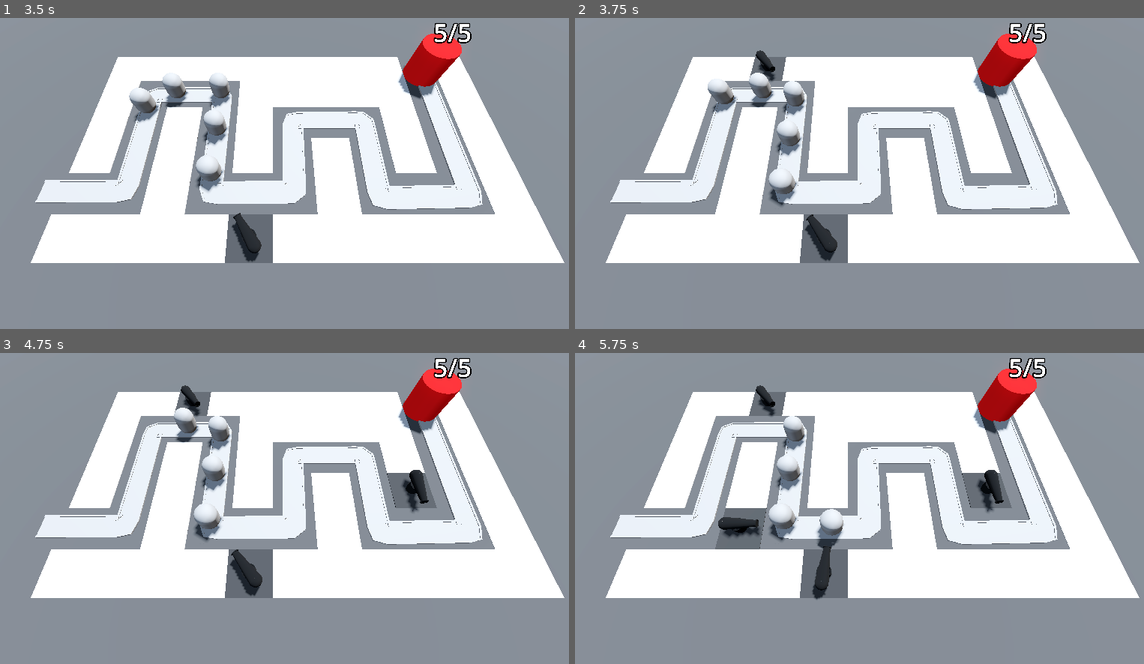
Above: before the commit, frames 1-4 (two rows, left to right).
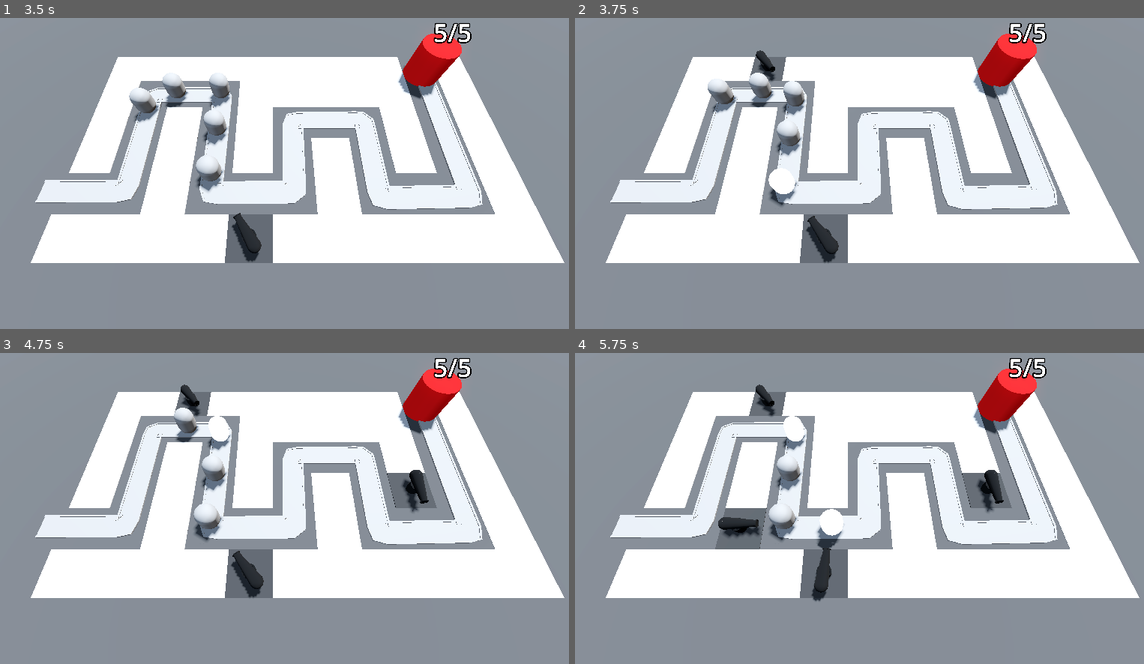
Above: after the commit, the same moments.

Repository: Ghosty-CodeX/Barbarian_Blaster
Game: Godot game, scene res://Scenes/Levels/BaseLevel.tscn
Same seed, same stepped clock (60 frames per second), same inputs: the game is played once before the commit and once after it.
Inputs (mouse positions are in pixels of both pictures, inside the frame that each line leads up to):
- Up to frame 1 (3.5 s): move the mouse to (244, 229) at 0.52 s; press the mouse at (244, 229) at 0.53 s; move the mouse to (455, 210) at 1.27 s; release the mouse at (455, 210) at 1.28 s; click (455, 210) at 1.35 s; move the mouse to (91, 111) at 2.02 s; press the mouse at (91, 111) at 2.03 s; move the mouse to (301, 161) at 2.77 s; release the mouse at (301, 161) at 2.78 s; click (301, 161) at 2.85 s
- Up to frame 2 (3.75 s): move the mouse to (757, 77) at 3.52 s; press the mouse at (757, 77) at 3.53 s
- Up to frame 3 (4.75 s): move the mouse to (403, 477) at 4.27 s; release the mouse at (403, 477) at 4.28 s; click (403, 477) at 4.35 s
- Up to frame 4 (5.75 s): move the mouse to (728, 511) at 5.02 s; press the mouse at (728, 511) at 5.03 s

Frame 1 is identical in both runs. In frame 2, 0.3% of the frame differs, in the area x 33-47%, y 48-79%; in frame 3, 0.3%; in frame 4, 0.5%, in the area x 31-48%, y 10-80%.

Commit message:
Fire animation for turrets

Diff:
--- a/Scenes/Enemy/Script/enemy.gd
+++ b/Scenes/Enemy/Script/enemy.gd
@@ -4,11 +4,14 @@
 @export var max_health : int = 50
 var current_health : int:
 	set(health_in):
+		if health_in < current_health:
+			animation_player.play("TakeDamage")
 		current_health = health_in
 		if current_health < 1:
 			queue_free()
 
 @onready var base = get_tree().get_first_node_in_group("base")
+@onready var animation_player: AnimationPlayer = $AnimationPlayer
 
 
 
--- a/Scenes/Enemy/enemy.tscn
+++ b/Scenes/Enemy/enemy.tscn
@@ -6,9 +6,50 @@
 radius = 1.0
 height = 3.0
 
+[sub_resource type="StandardMaterial3D" id="StandardMaterial3D_mw074"]
+no_depth_test = true
+shading_mode = 0
+
 [sub_resource type="CapsuleShape3D" id="CapsuleShape3D_mw074"]
 radius = 1.0
 height = 3.0
+
+[sub_resource type="Animation" id="Animation_mw074"]
+resource_name = "TakeDamage"
+length = 0.1
+tracks/0/type = "value"
+tracks/0/imported = false
+tracks/0/enabled = true
+tracks/0/path = NodePath("DamageHilight:visible")
+tracks/0/interp = 1
+tracks/0/loop_wrap = true
+tracks/0/keys = {
+"times": PackedFloat32Array(0, 0.1),
+"transitions": PackedFloat32Array(1, 1),
+"update": 1,
+"values": [true, false]
+}
+
+[sub_resource type="Animation" id="Animation_nvvbs"]
+length = 0.001
+tracks/0/type = "value"
+tracks/0/imported = false
+tracks/0/enabled = true
+tracks/0/path = NodePath("DamageHilight:visible")
+tracks/0/interp = 1
+tracks/0/loop_wrap = true
+tracks/0/keys = {
+"times": PackedFloat32Array(0),
+"transitions": PackedFloat32Array(1),
+"update": 1,
+"values": [false]
+}
+
+[sub_resource type="AnimationLibrary" id="AnimationLibrary_2t2r4"]
+_data = {
+&"RESET": SubResource("Animation_nvvbs"),
+&"TakeDamage": SubResource("Animation_mw074")
+}
 
 [node name="Enemy" type="PathFollow3D"]
 progress = 1.0
@@ -20,8 +61,19 @@
 transform = Transform3D(1, 0, 0, 0, 1, 0, 0, 0, 1, 0, 1.5, 0)
 mesh = SubResource("CapsuleMesh_mb2ko")
 
+[node name="DamageHilight" type="MeshInstance3D" parent="."]
+transform = Transform3D(1, 0, 0, 0, 1, 0, 0, 0, 1, 0, 1.5, 0)
+visible = false
+material_override = SubResource("StandardMaterial3D_mw074")
+mesh = SubResource("CapsuleMesh_mb2ko")
+
 [node name="EnemyArea3D" type="Area3D" parent="." groups=["enemy_area"]]
 
 [node name="CollisionShape3D" type="CollisionShape3D" parent="EnemyArea3D"]
 transform = Transform3D(1, 0, 0, 0, 1, 0, 0, 0, 1, 0, 1.5, 0)
 shape = SubResource("CapsuleShape3D_mw074")
+
+[node name="AnimationPlayer" type="AnimationPlayer" parent="."]
+libraries = {
+&"": SubResource("AnimationLibrary_2t2r4")
+}
--- a/Scenes/Turret/turret.gd
+++ b/Scenes/Turret/turret.gd
@@ -7,6 +7,7 @@
 var target : PathFollow3D
 
 @onready var turret_barrel: MeshInstance3D = $TurretBase/TurretBarrel
+@onready var animation_player: AnimationPlayer = $AnimationPlayer
 
 func _physics_process(delta: float) -> void:
 	target = find_best_target()
@@ -19,6 +20,7 @@
 		add_child(shot)
 		shot.global_position = turret_barrel.global_position
 		shot.direction = global_transform.basis.z
+		animation_player.play("fire")
 
 func find_best_target() -> PathFollow3D:
 	var best_target = null
--- a/Scenes/Turret/turret.tscn
+++ b/Scenes/Turret/turret.tscn
@@ -26,6 +26,43 @@
 [sub_resource type="TextMesh" id="TextMesh_r3tmf"]
 text = "L"
 font_size = 20
+
+[sub_resource type="Animation" id="Animation_d3rns"]
+resource_name = "fire"
+length = 0.3
+tracks/0/type = "value"
+tracks/0/imported = false
+tracks/0/enabled = true
+tracks/0/path = NodePath("TurretBase/TurretBarrel:position")
+tracks/0/interp = 1
+tracks/0/loop_wrap = true
+tracks/0/keys = {
+"times": PackedFloat32Array(0, 0.3),
+"transitions": PackedFloat32Array(1, 1),
+"update": 0,
+"values": [Vector3(0, 0.85, 0.15), Vector3(0, 0.85, 0.5)]
+}
+
+[sub_resource type="Animation" id="Animation_om1gn"]
+length = 0.001
+tracks/0/type = "value"
+tracks/0/imported = false
+tracks/0/enabled = true
+tracks/0/path = NodePath("TurretBase/TurretBarrel:position")
+tracks/0/interp = 1
+tracks/0/loop_wrap = true
+tracks/0/keys = {
+"times": PackedFloat32Array(0),
+"transitions": PackedFloat32Array(1),
+"update": 0,
+"values": [Vector3(0, 0.85, 0.5)]
+}
+
+[sub_resource type="AnimationLibrary" id="AnimationLibrary_r3tmf"]
+_data = {
+&"RESET": SubResource("Animation_om1gn"),
+&"fire": SubResource("Animation_d3rns")
+}
 
 [node name="Turret" type="Node3D"]
 script = ExtResource("1_etrqn")
@@ -62,4 +99,9 @@
 [node name="Timer" type="Timer" parent="."]
 autostart = true
 
+[node name="AnimationPlayer" type="AnimationPlayer" parent="."]
+libraries = {
+&"": SubResource("AnimationLibrary_r3tmf")
+}
+
 [connection signal="timeout" from="Timer" to="." method="_on_timer_timeout"]
Not shown: 1 places in Scenes/Enemy/enemy.tscn that only renumber resources
Not shown: 1 places in Scenes/Turret/turret.tscn that only renumber resources
